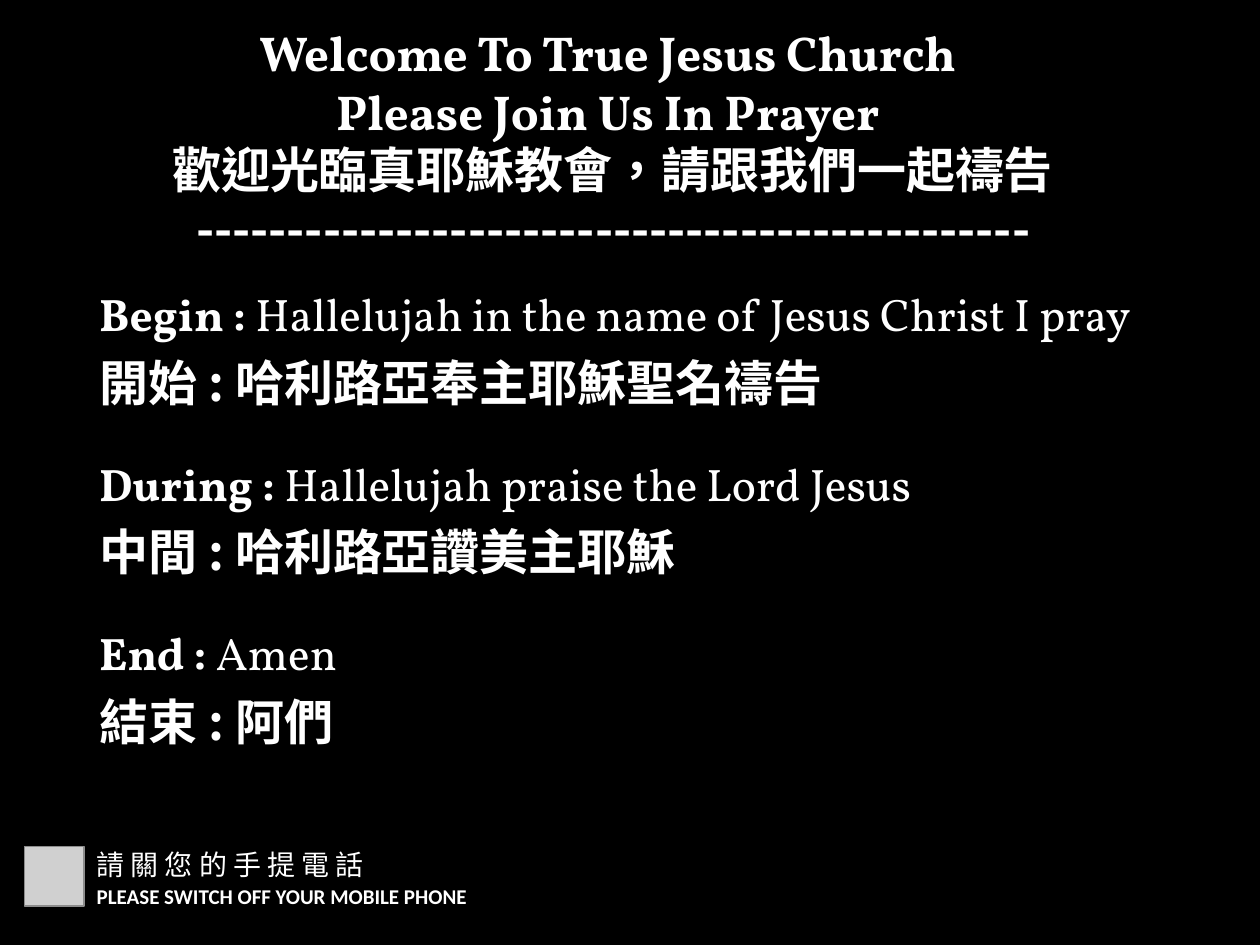
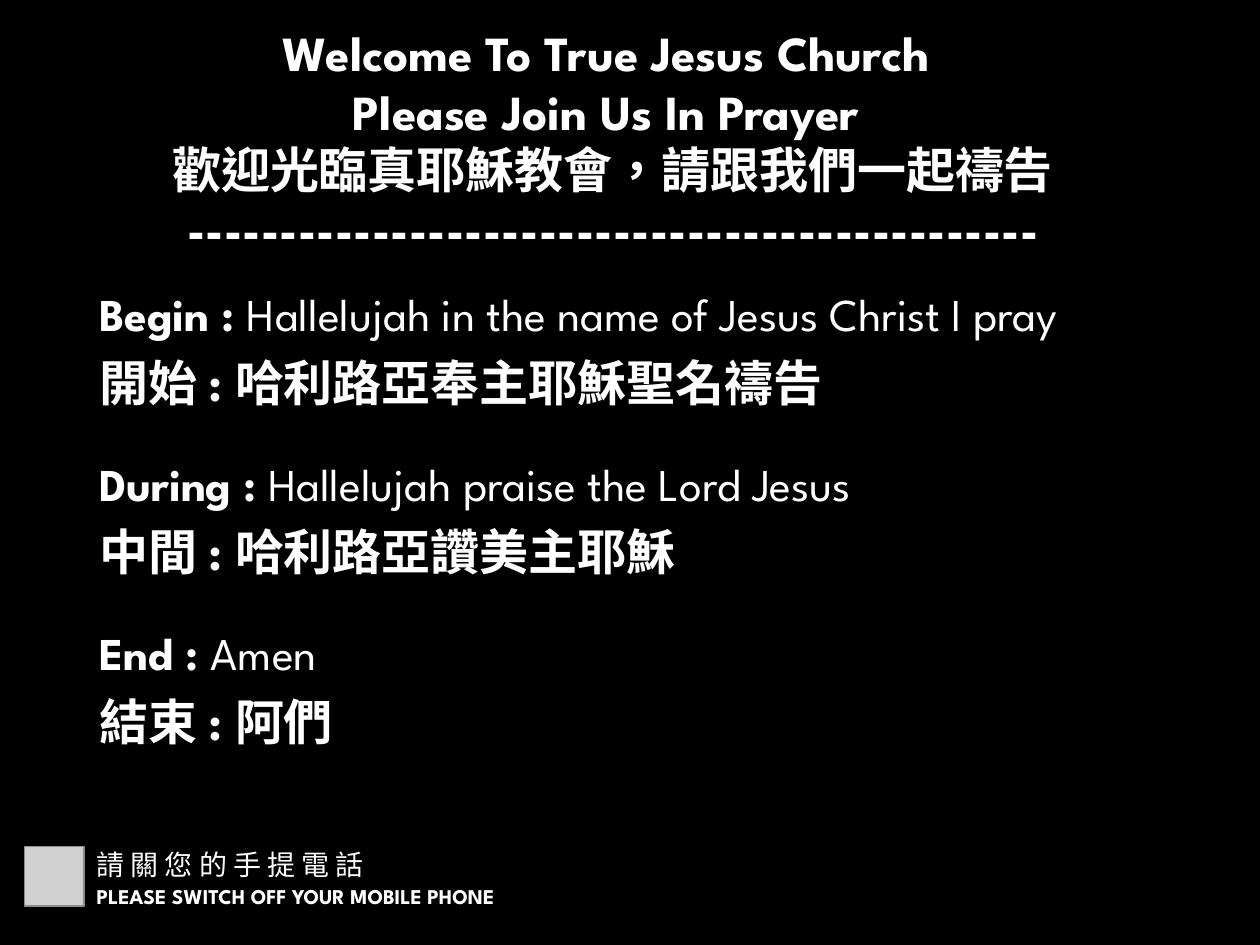
Before and after one commit to calebchanwy/tjc-powerpoint, a slide deck: slide 5 of TJCPowerPoint/Resources/Service4to3.pptx (slide 4 before the commit). Drawn at 1260x945 pixels with LibreOffice and Linux fonts; fonts in the diff are those of the drawing; grey boxes stand for pictures. Boxes give left, top, right and bottom in pixels: in the first picture for what was removed or moved away, otherwise in the second. Text is boxed around its words. In the diff, an @@ line names an element or a change of style, - is before the commit and + after.

```diff
--- a/TJCPowerPoint/Resources/Service4to3.pptx
+++ b/TJCPowerPoint/Resources/Service4to3.pptx
@@ text "Welcome To True Jesus Church ..." at bbox=[172, 37, 1053, 193]: font Vollkorn to League Spartan in "Welcome To True Jesus Church Please Join ..."; font Noto Sans CJK SC to League Spartan in "歡迎光臨真耶穌教會，請跟我們一起禱告 ----------------------------------------- ..." @@
@@ title "How to Pray" at bbox=[0, 38, 284, 244]: font Vollkorn to League Spartan @@
@@ text "Begin : Hallelujah in the ..." at bbox=[99, 299, 1057, 745]: font Vollkorn to League Spartan in "Begin : Hallelujah in the name of ...", "During : Hallelujah praise the Lord Jesus", "End : Amen"; font Noto Sans CJK SC to League Spartan in "開始 : 哈利路亞奉主耶穌聖名禱告", "中間 : 哈利路亞讚美主耶穌", "結束 : 阿們" @@
@@ text "請 關 您 的 手 ..." at bbox=[97, 851, 364, 878]: font Calibri to League Spartan @@
@@ text "PLEASE SWITCH OFF YOUR MOBILE ..." at bbox=[97, 890, 494, 905]: font Calibri to League Spartan @@
```
Also in this commit, not shown: 3 other slides changed, 1 slide added, 17 other files.
